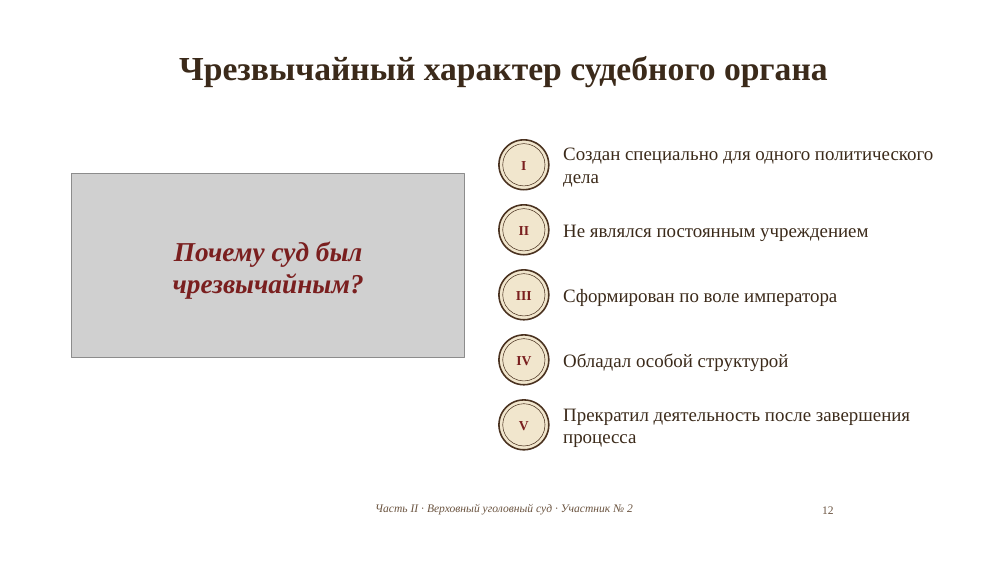
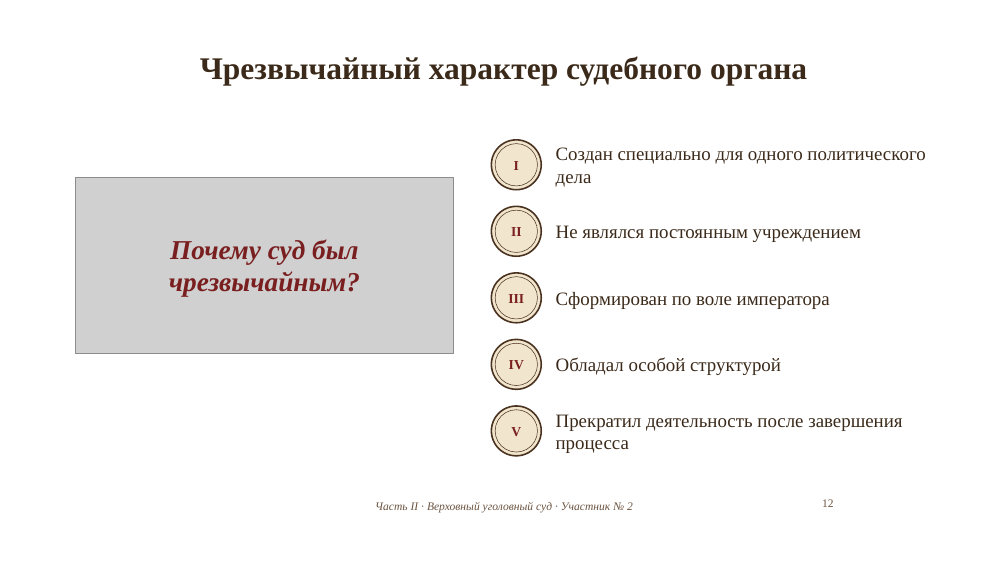
Before and after one commit to matvejkozubenko24-jpg/Project, a slide deck: slide 12 of 6_Презентация_XVIII_век.pptx. Drawn at 1008x567 pixels with LibreOffice and Linux fonts; fonts in the diff are those of the drawing; grey boxes stand for pictures; background and template pictures are left out. Boxes give left, top, right and bottom in pixels: in the first picture for what was removed or moved away, otherwise in the second. Text is boxed around its words. In the diff, an @@ line names an element or a change of style, - is before the commit and + after.

```diff
--- a/6_Презентация_XVIII_век.pptx
+++ b/6_Презентация_XVIII_век.pptx
@@ title "Чрезвычайный характер судебного органа" at [200,56,807,85]: size 32 to 30 pt @@
@@ ellipse: place and size @@
-ellipse at [503,144,545,186]
+ellipse at [495,144,538,186]
@@ text "Создан специально для одного политического ...": place and size @@
-text "Создан специально для одного политического ..." at [563,147,933,187]
+text "Создан специально для одного политического ..." at [556,147,925,187]
@@ picture: place and size @@
-picture at [72,174,465,358]
+picture at [76,178,454,354]
@@ 2 texts, 2 ellipses: place and size @@
-2 texts, 2 ellipses at [499,140,549,255]
+2 texts, 2 ellipses at [492,140,541,256]
@@ text "Не являлся постоянным учреждением": place and size @@
-text "Не являлся постоянным учреждением" at [563,224,868,241]
+text "Не являлся постоянным учреждением" at [556,225,861,242]
@@ text "Почему суд был чрезвычайным?": place and size @@
-text "Почему суд был чрезвычайным?" at [173,241,364,298]
+text "Почему суд был чрезвычайным?" at [169,239,360,297]
@@ ellipse: place and size @@
-ellipse at [503,209,545,251]
+ellipse at [495,210,538,253]
@@ text "Сформирован по воле императора": place and size @@
-text "Сформирован по воле императора" at [563,289,837,306]
+text "Сформирован по воле императора" at [556,292,830,309]
@@ text "Обладал особой структурой": place and size @@
-text "Обладал особой структурой" at [563,353,789,371]
+text "Обладал особой структурой" at [556,357,781,375]
@@ 3 texts, 3 ellipses: place and size @@
-3 texts, 3 ellipses at [499,270,549,450]
+3 texts, 3 ellipses at [492,273,541,456]
@@ 3 ellipses: place and size @@
-3 ellipses at [503,274,545,446]
+3 ellipses at [495,277,538,452]
@@ text "Прекратил деятельность после завершения процесса": place and size @@
-text "Прекратил деятельность после завершения процесса" at [563,408,910,447]
+text "Прекратил деятельность после завершения процесса" at [556,414,902,453]
@@ page number: place and size @@
-page number at [822,506,834,514]
+page number at [822,499,834,507]
```
Also in this commit, not shown: 26 other slides changed.
